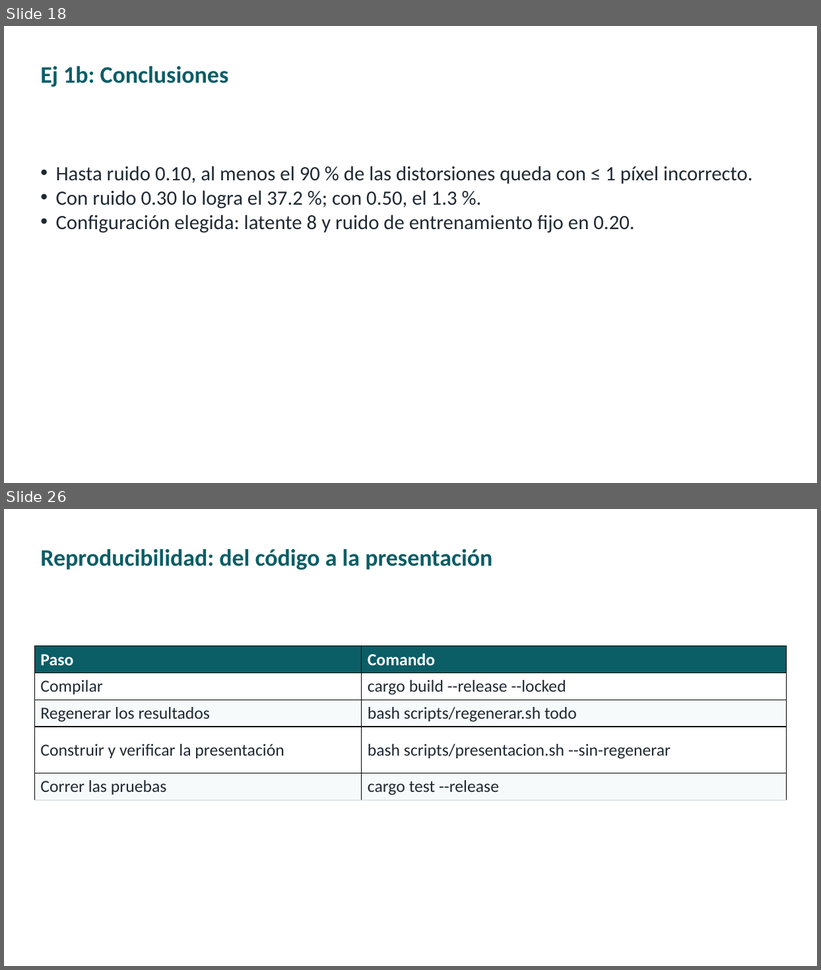
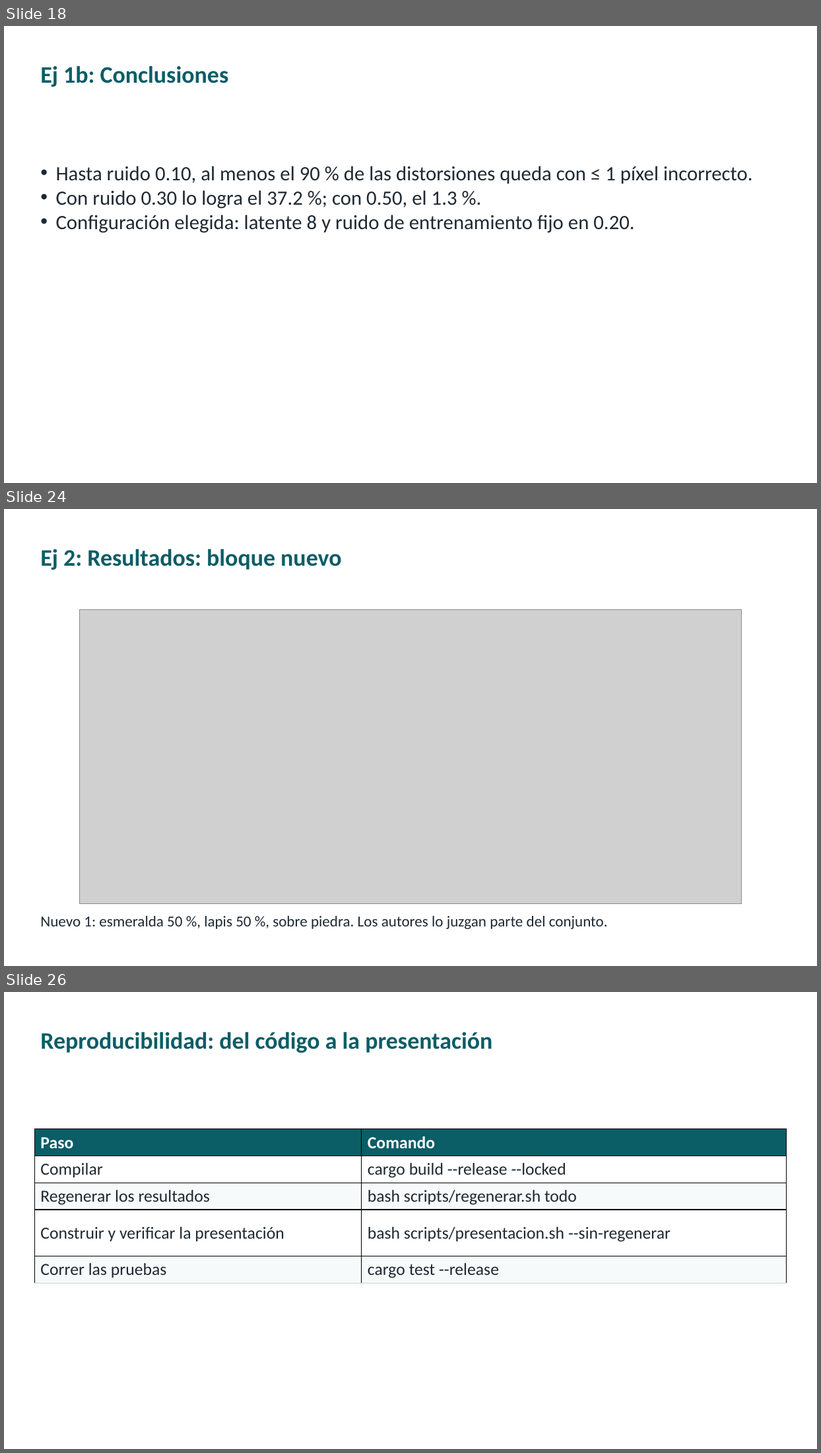
Before and after one commit to ldicandia/SIA-G3, a slide deck: TP5/presentacion/TP5-autoencoders.pptx. Shown one above the other, each under a label of ours: slides 18 and 26 before the commit, slides 18, 24 and 26 after it; the slides between them are not shown. The pictures are 821x970 and 821x1453 pixels, drawn with LibreOffice and Linux fonts; fonts in the diff are those of the drawing; grey boxes stand for pictures. Boxes give left, top, right and bottom in pixels: in the first picture for what was removed or moved away, otherwise in the second. Text is boxed around its words. In the diff, an @@ line names an element or a change of style, - is before the commit and + after.

```diff
--- a/TP5/presentacion/TP5-autoencoders.pptx
+++ b/TP5/presentacion/TP5-autoencoders.pptx
@@ slide 24 added at (x1=4, y1=509, x2=817, y2=966), background #FFFFFF @@
@@ title added at (x1=40, y1=549, x2=341, y2=570), 28 pt, text #0B5D66, bold @@
+Ej 2: Resultados: bloque nuevo
@@ picture added at (x1=80, y1=609, x2=741, y2=904) @@
@@ text added at (x1=40, y1=916, x2=608, y2=929), 18 pt, text #1F2933 @@
+Nuevo 1: esmeralda 50 %, lapis 50 %, sobre piedra. Los autores lo juzgan parte del conjunto.
```
Also in this commit, not shown: 6 slides changed, 1 other slide added, 2 slides removed, 33 other files.
